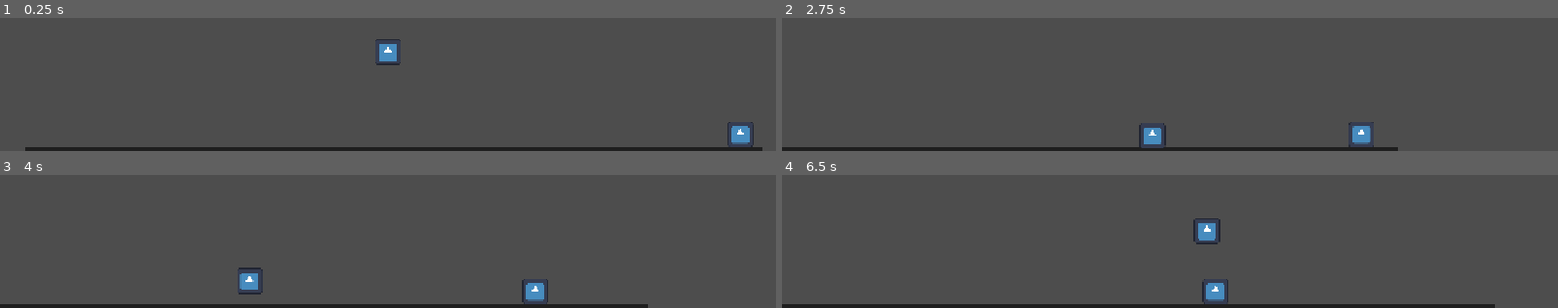
Above: before the commit, frames 1-4 (two rows, left to right).
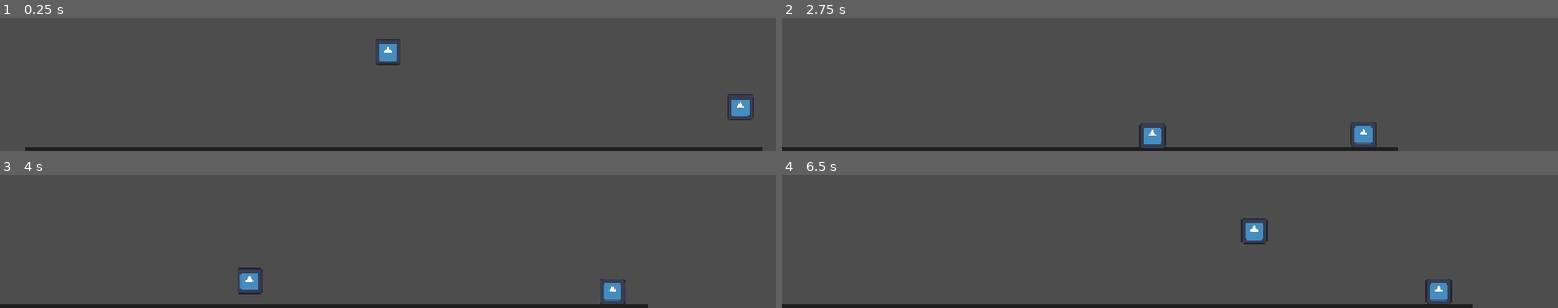
Above: after the commit, the same moments.

Repository: PranitJalan/haven-
Game: Godot game, scene res://level.tscn
The game is run twice, just before and just after one commit, with the same random seed, the same clock (stepped at 60 frames per second) and the same inputs. The project has no main scene, so this scene is started directly. The engine's default icon, where the game draws it, is replaced by a stand-in: a white triangle on a blue panel in a dark square.
Inputs (mouse positions are in pixels of both pictures, inside the frame that each line leads up to):
- Up to frame 1 (0.25 s): no input
- Up to frame 2 (2.75 s): tap Enter at 0.5 s; move the mouse to (1131, 20) at 0.52 s; hold D (right) 0.53-2.03 s; tap Alt at 0.6, 2.1 s; click (1131, 20) at 0.67 s; tap W (Jump) at 0.77, 1.52 s; move the mouse to (outside the picture) at 1.27 s; tap Shift at 1.35 s; move the mouse to (outside the picture) at 2.02 s; hold A (Left) from 2.03 s (still down)
- Up to frame 3 (4 s): keep holding A (Left); move the mouse to (outside the picture) at 2.77 s; tap Shift at 2.85 s; click (outside the picture) at 2.92 s; tap W (Jump) at 3.02, 3.77 s; move the mouse to (outside the picture) at 3.52 s; tap Alt at 3.6 s
- Up to frame 4 (6.5 s): move the mouse to (outside the picture) at 4.27 s; release A (Left) at 4.28 s; hold D (right) from 4.28 s (still down); tap Shift at 4.35, 5.85 s; tap W (Jump) at 4.52, 6.02 s; move the mouse to (outside the picture) at 5.02 s; tap Alt at 5.1 s; click (outside the picture) at 5.17 s; move the mouse to (outside the picture) at 5.77 s

The runs differ from the first frame. In frame 1, 0.7% of the frame differs, in the area x 93-98%, y 57-98%; in frame 2, 0.2%; in frame 3, 0.7%; in frame 4, 1.7%, in the area x 53-92%, y 32-100%.
Error after the commit: Invalid assignment of property or key 'wait_time' with value of type 'float' on a base object of type 'null instance'. (res://enemy.gd:29)

Commit message:
refactor: rework enemy, shield and projectile behaviour
Enemy now chases to a stopping distance and fires on a timer instead of
running its old ad-hoc input logic. Projectiles home back onto the shooter
once reflected, and the shield tracks the player's facing direction and
draws its own arc.

Diff:
--- a/Shield.gd
+++ b/Shield.gd
@@ -1,23 +1,51 @@
+
 extends Area2D
+
+var is_shielding := false
 
 func _ready() -> void:
 	monitoring = false
+
+	# Detect enemy projectiles (collision layer 2).
+	collision_layer = 0
+	collision_mask = 2
+
 	area_entered.connect(_on_area_entered)
 
+
 func _physics_process(_delta: float) -> void:
+	var player = get_parent()
+
+	# Position the shield in the direction the player faces.
+	var facing = player.facing_direction
+
+	position = Vector2(125.0 * facing, 0)
+	scale.x = facing
+
+	# Raise shield while Shift is held.
 	var shielding = Input.is_action_pressed("Shield")
 
-	monitoring = shielding
-	visible = shielding
+	if shielding != is_shielding:
+		is_shielding = shielding
+		monitoring = shielding
+		visible = shielding
+		queue_redraw()
+
+
+func _draw() -> void:
+	if is_shielding:
+		draw_arc(
+			Vector2.ZERO,
+			65.0,
+			-PI / 2,
+			PI / 2,
+			32,
+			Color(0.3, 0.8, 1.0, 0.95),
+			9.0
+		)
+
 
 func _on_area_entered(area: Area2D) -> void:
 	if area.is_in_group("enemy_projectiles"):
-		var player = get_parent()
-		var enemy = get_tree().get_first_node_in_group("enemies")
-
-		if enemy:
-			var reflected_direction = (
-				enemy.global_position - area.global_position
-			).normalized()
-
-			area.reflect(reflected_direction)
+		if area.has_method("reflect"):
+			area.reflect()
--- a/enemy.gd
+++ b/enemy.gd
@@ -1,60 +1,102 @@
+
 extends CharacterBody2D
 
+@export var gravity := 960.0
+@export var acceleration := 200.0
+@export var friction := 1800.0
+@export var max_speed := 600.0
 
-@export var gravity := 960
-@export var acceleration := 200
-@export var friction := 30000000
-@export var jump_strength := 200
-@export var max_speed := 600
-@export var range := 200
-@export var distance := 750
+@export var detection_range := 1000.0
+@export var stopping_distance := 750.0
+@export var shoot_range := 1200.0
+
 @export var health := 5
 
-var direction := 0
-var jump := false
+@export var shoot_interval := 2.0
+@export var projectile_scene: PackedScene
+
+@onready var shoot_timer: Timer = $ShootTimer
+
+var direction := 0.0
+
+
+func _ready() -> void:
+	add_to_group("enemies")
+
+	# Enemy collision layer = 3.
+	collision_layer = 4
+
+	shoot_timer.wait_time = shoot_interval
+	shoot_timer.timeout.connect(shoot_projectile)
+	shoot_timer.start()
+
 
 func _physics_process(delta: float) -> void:
-	get_input()
-	set_stuff(delta)
+	var player = get_tree().get_first_node_in_group("player")
+
+	direction = 0.0
+
+	if player != null:
+		var distance_to_player = global_position.distance_to(
+			player.global_position
+		)
+
+		var horizontal_distance = abs(
+			player.global_position.x - global_position.x
+		)
+
+		if distance_to_player <= detection_range:
+			if horizontal_distance > stopping_distance:
+				direction = sign(
+					player.global_position.x - global_position.x
+				)
+
+	if direction != 0:
+		velocity.x = move_toward(
+			velocity.x,
+			max_speed * direction,
+			acceleration * delta
+		)
+	else:
+		velocity.x = move_toward(
+			velocity.x,
+			0.0,
+			friction * delta
+		)
+
+	if not is_on_floor():
+		velocity.y += gravity * delta
+
 	move_and_slide()
 
-func get_input():
+
+func shoot_projectile() -> void:
 	var player = get_tree().get_first_node_in_group("player")
-	if abs(player.global_position.x - global_position.x) < range:
-		if player.global_position.x < global_position.x:
-			if abs(player.global_position.x - global_position.x) < distance:
-				direction = 1
-			elif abs(player.global_position.x - global_position.x) > distance:
-				direction = -1
-			else:
-				direction = 0
-		elif player.global_position.x > global_position.x:
-			if abs(player.global_position.x - global_position.x) < distance:
-				direction = -1
-			elif abs(player.global_position.x - global_position.x) > distance:
-				direction = 1
-			else:
-				direction = 0
 
-		else:
-			direction  = 0
+	if player == null:
+		return
 
+	if projectile_scene == null:
+		push_warning("Assign enemy_projectile.tscn in the Inspector!")
+		return
 
+	if global_position.distance_to(player.global_position) > shoot_range:
+		return
 
-func set_stuff(delta):
-	if direction:
-		velocity.x = move_toward(velocity.x, max_speed*direction, acceleration*delta)
-	else:
-		velocity.x = move_toward(velocity.x, 0, friction)
+	var projectile = projectile_scene.instantiate()
 
-	if not is_on_floor():
-		velocity.y += gravity
-	else:
-		if jump:
-			velocity.y -= jump_strength
+	get_tree().current_scene.add_child(projectile)
+
+	projectile.setup(
+		global_position,
+		player.global_position,
+		self
+	)
+
 
 func take_damage(amount: int) -> void:
 	health -= amount
+
 	print("Enemy health: ", health)
 
 	if health <= 0:
--- a/enemy_projectile.gd
+++ b/enemy_projectile.gd
@@ -1,37 +1,83 @@
+
 extends Area2D
 
 @export var speed := 450.0
 @export var damage := 1
+@export var lifetime := 6.0
 
 var direction := Vector2.ZERO
 var reflected := false
+var shooter: Node2D
+
 
 func _ready() -> void:
 	add_to_group("enemy_projectiles")
+
+	# Projectile collision layer = 2.
+	# Detect player (layer 1) and enemies (layer 3).
+	collision_layer = 2
+	collision_mask = 5
+
 	body_entered.connect(_on_body_entered)
 
-func setup(start_position: Vector2, target_position: Vector2) -> void:
+	get_tree().create_timer(lifetime).timeout.connect(
+		queue_free
+	)
+
+
+func setup(
+	start_position: Vector2,
+	target_position: Vector2,
+	shooter_node: Node2D
+) -> void:
 	global_position = start_position
-	direction = (target_position - start_position).normalized()
+	shooter = shooter_node
+
+	direction = (
+		target_position - start_position
+	).normalized()
+
 
 func _physics_process(delta: float) -> void:
+	# Keep aiming at the original shooter after reflection.
+	if reflected:
+		if is_instance_valid(shooter):
+			direction = (
+				shooter.global_position - global_position
+			).normalized()
+
 	global_position += direction * speed * delta
 
-func reflect(new_direction: Vector2) -> void:
+
+func reflect() -> void:
+	if reflected:
+		return
+
 	reflected = true
+
 	remove_from_group("enemy_projectiles")
 	add_to_group("player_projectiles")
 
-	direction = new_direction.normalized()
+	if is_instance_valid(shooter):
+		direction = (
+			shooter.global_position - global_position
+		).normalized()
+	else:
+		direction = -direction
+
 
 func _on_body_entered(body: Node2D) -> void:
+
 	if reflected:
-		if body.is_in_group("enemies"):
+		if body == shooter:
 			if body.has_method("take_damage"):
 				body.take_damage(damage)
+
 			queue_free()
+
 	else:
 		if body.is_in_group("player"):
 			if body.has_method("take_damage"):
 				body.take_damage(damage)
+
 			queue_free()
--- a/player.gd
+++ b/player.gd
@@ -1,3 +1,4 @@
+
 extends CharacterBody2D
 
 @export var gravity := 2400.0
@@ -7,32 +8,50 @@
 @export var air_friction := 200.0
 @export var jump_strength := 1200.0
 @export var max_speed := 600.0
+
+@export var health := 5
+
 @onready var camera_2d: Camera2D = $Camera2D
 
+var facing_direction := 1.0
 var _camera_frozen := false
 var _camera_smoothing_enabled := true
 
+
 func _ready() -> void:
-	# Keep the camera independent of the player's transform, including in the air.
 	_camera_smoothing_enabled = camera_2d.position_smoothing_enabled
 	camera_2d.top_level = true
 	camera_2d.global_position = global_position
 	camera_2d.reset_smoothing()
 	camera_2d.force_update_scroll()
 
+
 func _physics_process(delta: float) -> void:
 	var camera_center := camera_2d.get_screen_center_position()
 	var grounded := is_on_floor()
+
 	var direction := Input.get_axis("Left", "right")
 	var jumping := grounded and Input.is_action_just_pressed("Jump")
+
+	if not is_zero_approx(direction):
+		facing_direction = sign(direction)
+
 	var airborne := not grounded or jumping
 	var current_acceleration := air_acceleration if airborne else acceleration
 	var current_friction := air_friction if airborne else friction
 
 	if not is_zero_approx(direction):
-		velocity.x = move_toward(velocity.x, max_speed * direction, current_acceleration * delta)
+		velocity.x = move_toward(
+			velocity.x,
+			max_speed * direction,
+			current_acceleration * delta
+		)
 	else:
-		velocity.x = move_toward(velocity.x, 0.0, current_friction * delta)
+		velocity.x = move_toward(
+			velocity.x,
+			0.0,
+			current_friction * delta
+		)
 
 	if jumping:
 		velocity.y = -jump_strength
@@ -42,15 +61,22 @@
 	move_and_slide()
 	_update_camera(camera_center)
 
+
 func _update_camera(previous_center: Vector2) -> void:
-	# Check the floor after moving so jumps, ledges, and landings update immediately.
 	if is_on_floor():
 		camera_2d.position_smoothing_enabled = _camera_smoothing_enabled
 		camera_2d.global_position = global_position
 		_camera_frozen = false
 	elif not _camera_frozen:
-		# Freeze the visible center, including any unfinished smoothing from running.
 		camera_2d.position_smoothing_enabled = false
 		camera_2d.global_position = previous_center
 		camera_2d.reset_smoothing()
 		_camera_frozen = true
+
+
+func take_damage(amount: int) -> void:
+	health -= amount
+	print("Player health: ", health)
+
+	if health <= 0:
+		print("Player defeated!")
